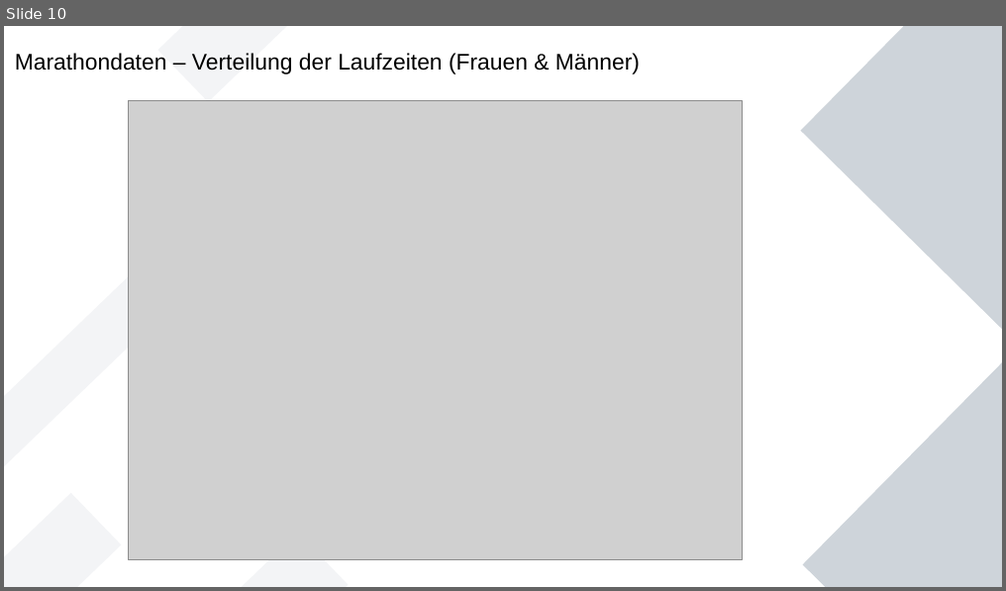
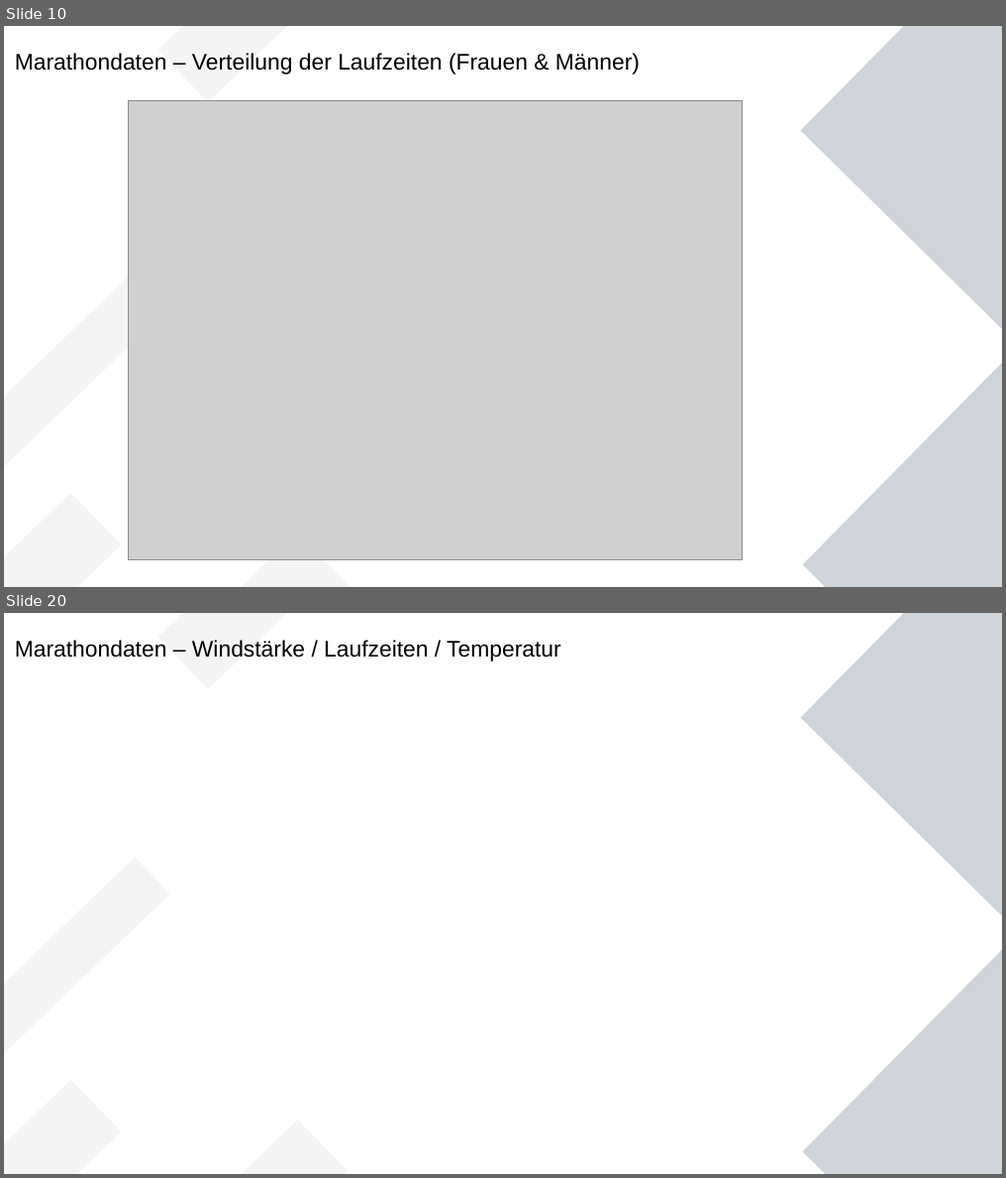
Before and after one commit to Wade-Sys/wma, a slide deck: analyse/Erste_Analysen.odp. Shown one above the other, each under a label of ours: slide 10 before the commit, slides 10 and 20 after it; the slides between them are not shown. The pictures are 1006x591 and 1006x1178 pixels, drawn with LibreOffice and Linux fonts; fonts in the diff are those of the drawing; grey boxes stand for pictures. Boxes give left, top, right and bottom in pixels: in the first picture for what was removed or moved away, otherwise in the second. Text is boxed around its words. In the diff, an @@ line names an element or a change of style, - is before the commit and + after.

```diff
--- a/analyse/Erste_Analysen.odp
+++ b/analyse/Erste_Analysen.odp
@@ slide 20 added at (4,613,1002,1174), background #FFFFFF; not listed: 6 template elements that a slide beside it also shows @@
@@ title added at (15,640,561,662), 18 pt, text #000000 @@
+Marathondaten – Windstärke / Laufzeiten / Temperatur
```
Also in this commit, not shown: 2 slides changed, 9 other slides added, 12 other files.
